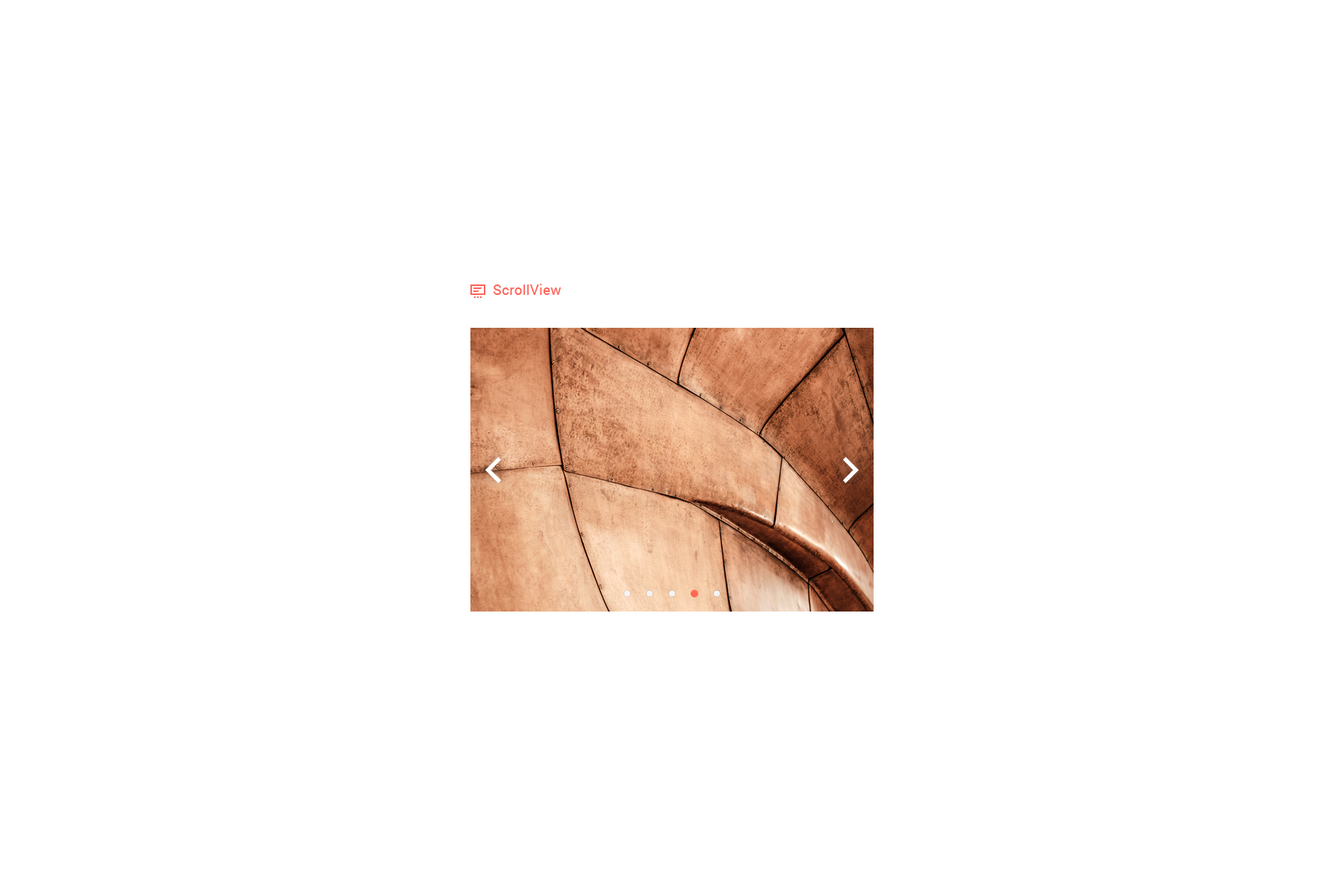
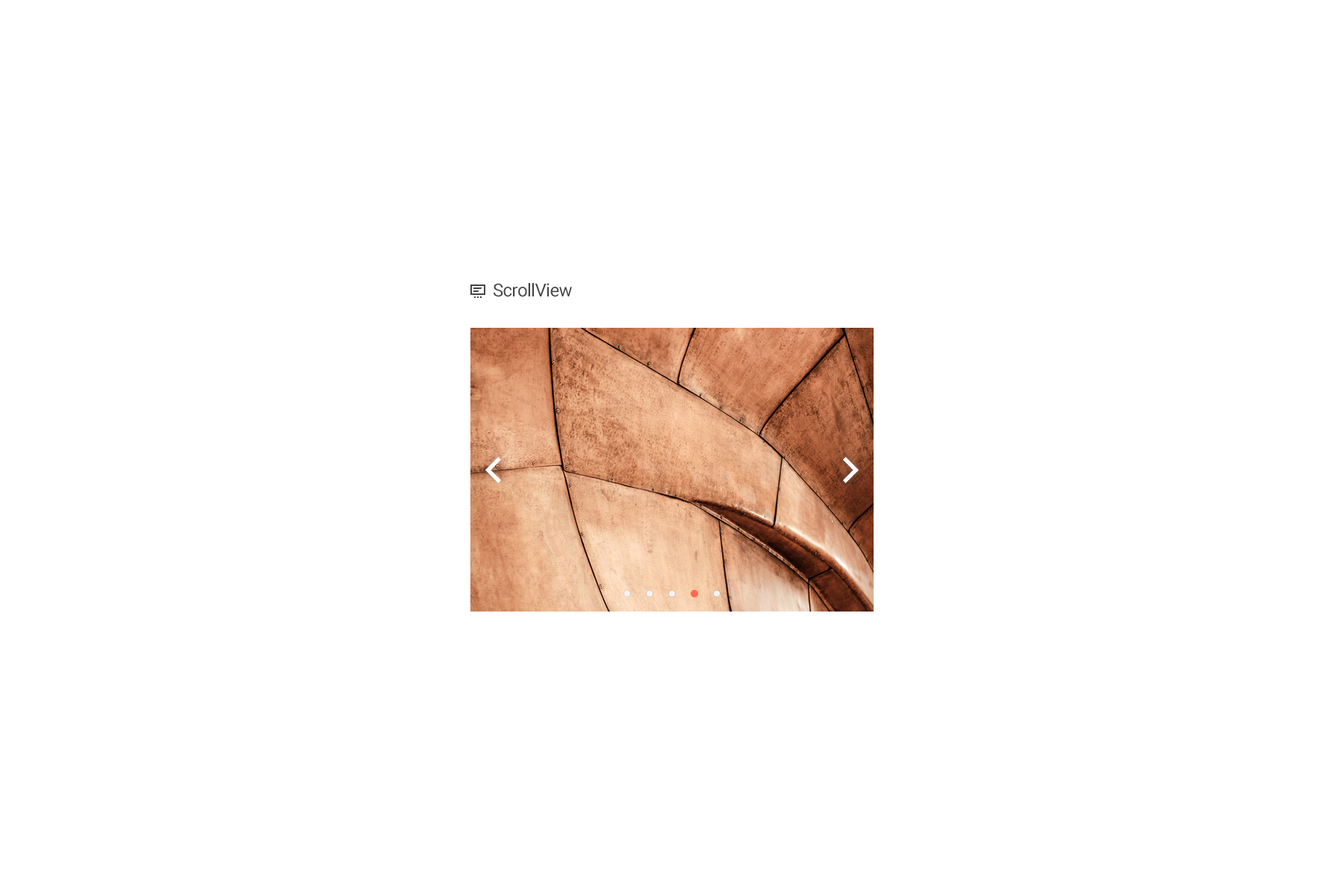
Before/after of a 1344 × 896 layered artwork. What changed in the layer stack:
painted on "ScrillView Icon" over 470, 284, 486, 298
painted on "ScrollView" (2nd of 2, in "ScrollView" › "ScrollView_Title") over 493, 282, 572, 298
